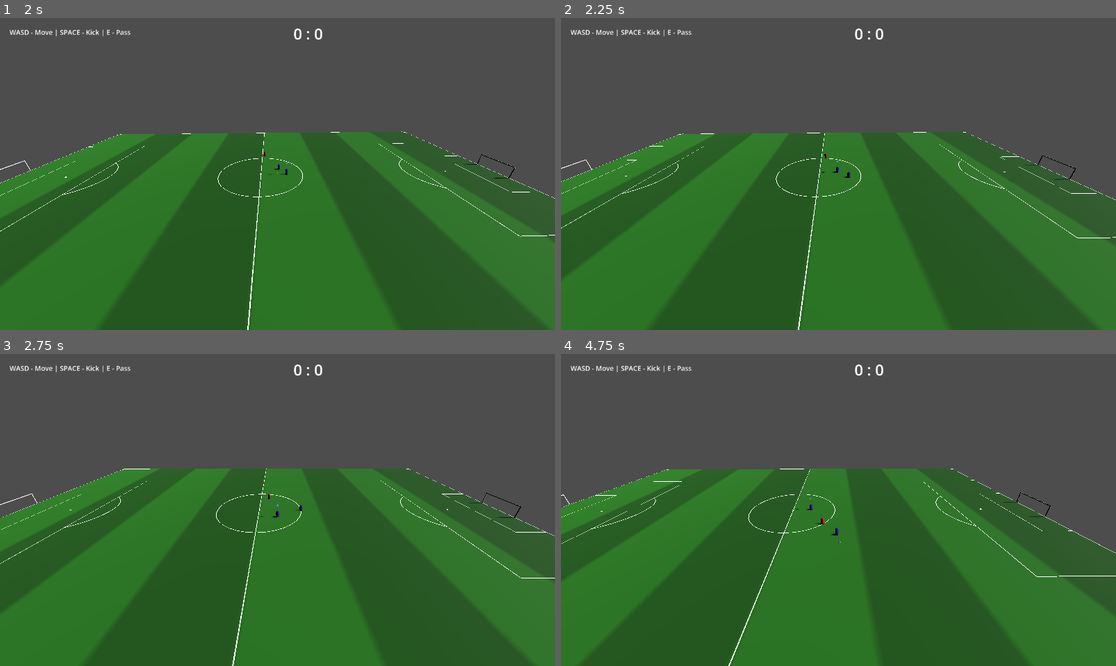
Above: before the commit, frames 1-4 (two rows, left to right).
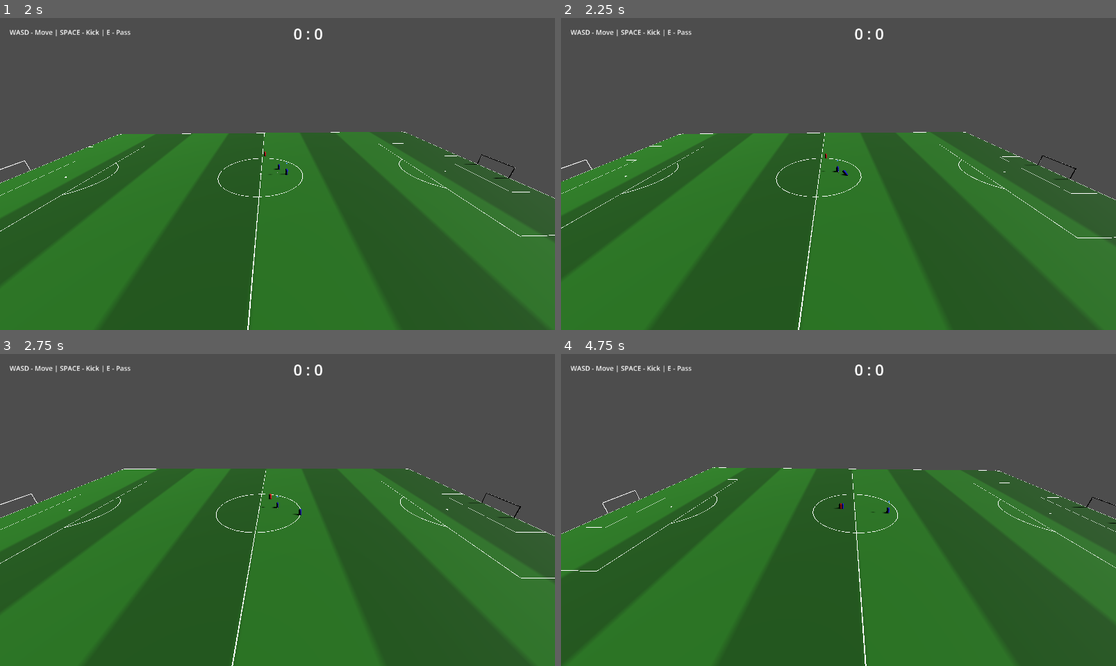
Above: after the commit, the same moments.

Repository: Churikov0112/open_football
Game: Godot game, scene res://scenes/main_menu.tscn
Two runs of this game, one before a commit and one after it. Both use one fixed random seed, a clock stepped at 60 frames per second and the inputs below.
Inputs:
- Up to frame 1 (2 s): click "Start Match" at 0.5 s; hold D (move_right) from 1.28 s (still down); hold Space (kick) from 1.28 s (still down)
- Up to frame 2 (2.25 s): release D (move_right) at 2.03 s; release Space (kick) at 2.03 s; hold S (move_back) from 2.03 s (still down); tap Space (kick) at 2.1 s
- Up to frame 3 (2.75 s): keep holding S (move_back)
- Up to frame 4 (4.75 s): release S (move_back) at 2.78 s; hold D (move_right) 2.78-3.53 s; hold E (pass) 2.78-3.53 s; tap Space (kick) at 3.05, 3.8 s; hold W (move_forward) 3.53-4.28 s; tap Q (swap_player) at 3.6 s; hold A (move_left) from 4.28 s (still down); hold Space (kick) from 4.28 s (still down)

Frame 1 is identical in both runs. In frame 2, 0.1% of the frame differs, in the area x 0-100%, y 36-100%; in frame 3, 0.3%; in frame 4, 55%.

Commit message:
feat(tackle): update constants, add tackled-player variables

Diff:
--- a/scripts/data/football_constants.gd
+++ b/scripts/data/football_constants.gd
@@ -95,6 +95,22 @@
 
 
 # ═══════════════════════════════════════════
+#  SLIDE TACKLE
+# ═══════════════════════════════════════════
+
+const SLIDE_TACKLE_SPEED := 18.0
+const SLIDE_TACKLE_RANGE := 4.0
+const SLIDE_TACKLE_RECOVERY_TIME := 1.5
+const SLIDE_TACKLE_AREA_RADIUS := 1.5
+const SLIDE_TACKLE_BALL_DIR_Y := 0.15
+const SLIDE_TACKLE_BALL_POWER := 7.0
+const SLIDE_TACKLE_FALL_DISTANCE := 2.0
+const SLIDE_TACKLE_FALL_TIME := 1.0
+const AI_TACKLE_RANGE := 2.5
+const AI_TACKLE_COOLDOWN := 2.0
+
+
+# ═══════════════════════════════════════════
 #  CAMERA
 # ═══════════════════════════════════════════
 
--- a/scripts/match/match_manager.gd
+++ b/scripts/match/match_manager.gd
@@ -13,6 +13,23 @@
 var field_length: float = FootballConstants.HALF_FIELD_LENGTH
 var field_width: float = FootballConstants.HALF_FIELD_WIDTH
 var controlled_player_indicator: MeshInstance3D
+
+enum TackleState { NORMAL, SLIDING, RECOVERING }
+
+var _tackle_state: TackleState = TackleState.NORMAL
+var _tackle_player: CharacterBody3D
+var _tackle_dir: Vector3 = Vector3.ZERO
+var _tackle_dist_remaining: float = 0.0
+var _tackle_clean: bool = true
+var _hit_processed: bool = false
+var _tackle_recovery_timer: float = 0.0
+var _tackle_area: Area3D
+var _tackle_player_orig_rotation: Vector3 = Vector3.ZERO
+var _tackle_foul_position: Vector3 = Vector3.ZERO
+var _tackle_fouled_player: Node3D
+var _tackled_player: CharacterBody3D
+var _tackled_fall_timer: float = 0.0
+var _tackled_orig_rotation: Vector3 = Vector3.ZERO
 
 
 func _ready() -> void:
@@ -24,10 +41,12 @@
 	_setup_goals()
 	_setup_away_player()
 	controlled_player = player_home
+	player_home.add_to_group("team_1")
 	_setup_teammate()
 	_setup_boundaries()
 	_give_ai_to_player_home()
 	_setup_controlled_indicator()
+	_setup_tackle_area()
 
 
 func _setup_inputs() -> void:
@@ -334,6 +353,7 @@
 	col.shape = shape
 	new_player.add_child(col)
 	add_child(new_player)
+	new_player.add_to_group("team_2")
 	var ai_script = preload("res://scripts/ai/simple_ai.gd")
 	new_player.set_script(ai_script)
 	new_player.set_physics_process(true)
@@ -362,6 +382,7 @@
 	col.shape = shape
 	new_player.add_child(col)
 	add_child(new_player)
+	new_player.add_to_group("team_1")
 	var teammate_script = preload("res://scripts/ai/teammate_ai.gd")
 	new_player.set_script(teammate_script)
 	new_player.set_physics_process(true)
@@ -408,6 +429,9 @@
 		else:
 			player_away.target_node = null
 
+	_handle_tackle(delta)
+	_poll_ai_tackles()
+
 
 func _setup_controlled_indicator() -> void:
 	var mesh := CylinderMesh.new()
@@ -434,12 +458,27 @@
 		player_teammate.controlled_player = controlled_player
 
 
+func _setup_tackle_area() -> void:
+	_tackle_area = Area3D.new()
+	_tackle_area.name = "TackleArea"
+	var col := CollisionShape3D.new()
+	var shape := SphereShape3D.new()
+	shape.radius = FootballConstants.SLIDE_TACKLE_AREA_RADIUS
+	col.shape = shape
+	_tackle_area.add_child(col)
+	_tackle_area.monitoring = false
+	_tackle_area.monitorable = false
+	_tackle_area.body_entered.connect(_on_tackle_body_entered)
+	add_child(_tackle_area)
+
+
 func _handle_dribbling() -> void:
 	if not ball.has_method(&"release_dribble"):
 		return
 	if ball.dribbler:
 		var dist: float = ball.dribbler.global_position.distance_to(ball.global_position)
 		if dist > 3.0:
+			print("[TACKLE_DEBUG] Dribbler ", ball.dribbler.name, " too far (", dist, "), releasing")
 			ball.release_dribble()
 		return
 	for p in [player_home, player_teammate, player_away]:
@@ -447,11 +486,14 @@
 			continue
 		var dist: float = p.global_position.distance_to(ball.global_position)
 		if dist < 1.0:
+			print("[TACKLE_DEBUG] Auto-assign dribbler: ", p.name, " is within 1.0m of ball")
 			ball.set_dribbler(p)
 			return
 
 
 func _handle_player_input(delta: float) -> void:
+	if _tackle_state != TackleState.NORMAL:
+		return
 	if not controlled_player:
 		return
 	var input_dir := Vector2(
@@ -475,7 +517,10 @@
 		var target_angle := atan2(-dir.x, -dir.z)
 		controlled_player.rotation.y = lerp_angle(controlled_player.rotation.y, target_angle, 10.0 * delta)
 	if Input.is_action_just_pressed(&"kick"):
-		_kick_ball(controlled_player)
+		print("[TACKLE_DEBUG] Space pressed! dribbler=", ball.dribbler.name if ball.has_method(&"set_dribbler") and ball.dribbler else "null", " last_touch=", ball.get_last_touch().name if ball.has_method(&"get_last_touch") and ball.get_last_touch() else "null")
+		if not _try_tackle(controlled_player):
+			print("[TACKLE_DEBUG] _try_tackle failed, falling through to _kick_ball")
+			_kick_ball(controlled_player)
 	if Input.is_action_just_pressed(&"pass"):
 		_pass_ball(controlled_player)
 
@@ -501,6 +546,189 @@
 	var dir: Vector3 = ball.get_dribble_direction()
 	dir.y = 0.1
 	ball.kick(dir, 8.0)
+
+
+func _can_tackle(tackler: Node3D) -> bool:
+	# Can't tackle yourself — you have the ball
+	if ball.has_method(&"set_dribbler") and ball.dribbler == tackler:
+		return false
+
+	# Check 1: opponent is actively dribbling
+	if ball.has_method(&"set_dribbler") and ball.dribbler:
+		if not _same_team(tackler, ball.dribbler):
+			return true
+
+	# Check 2: opponent last touched the ball
+	if ball.has_method(&"get_last_touch"):
+		var last: Node3D = ball.get_last_touch()
+		if last and not _same_team(tackler, last):
+			return true
+
+	# Check 3: opponent exists on the field
+	var opponent_group := "team_2" if tackler.is_in_group("team_1") else "team_1"
+	for node in get_tree().get_nodes_in_group(opponent_group):
+		if is_instance_valid(node):
+			return true
+
+	return false
+
+
+
+func _try_tackle(player: CharacterBody3D) -> bool:
+	if _tackle_state != TackleState.NORMAL:
+		print("[TACKLE_DEBUG] _try_tackle: blocked, state=", _tackle_state)
+		return false
+	if not _can_tackle(player):
+		print("[TACKLE_DEBUG] _try_tackle: _can_tackle returned false")
+		return false
+	print("[TACKLE_DEBUG] _try_tackle: SUCCESS, starting tackle toward ball")
+	_start_tackle(player, ball)
+	return true
+
+
+func _start_tackle(player: CharacterBody3D, target: Node3D = null) -> void:
+	if _tackle_state != TackleState.NORMAL:
+		print("[TACKLE_DEBUG] _start_tackle: blocked, state=", _tackle_state)
+		return
+	if not _can_tackle(player):
+		print("[TACKLE_DEBUG] _start_tackle: _can_tackle returned false")
+		return
+
+	if not target:
+		target = ball
+	if not target:
+		print("[TACKLE_DEBUG] _start_tackle: no target")
+		return
+
+	print("[TACKLE_DEBUG] _start_tackle: TACKLE STARTED! player=", player.name, " target=", target.name)
+
+	_tackle_state = TackleState.SLIDING
+	_tackle_player = player
+	_tackle_clean = true
+	_hit_processed = false
+	_tackle_fouled_player = null
+
+	var dir: Vector3 = target.global_position - player.global_position
+	dir.y = 0.0
+	_tackle_dir = dir.normalized()
+	_tackle_dist_remaining = FootballConstants.SLIDE_TACKLE_RANGE
+
+	var area_pos := player.global_position
+	area_pos.y = 0.3
+	_tackle_area.global_position = area_pos
+	_tackle_area.monitoring = true
+
+	_tackle_player_orig_rotation = player.rotation
+	player.rotation.x = deg_to_rad(90)
+
+
+func _on_tackle_body_entered(body: Node) -> void:
+	if _hit_processed:
+		return
+	if not _tackle_player or not is_instance_valid(_tackle_player):
+		return
+
+	# Ball → clean tackle
+	if body == ball:
+		_hit_processed = true
+		_tackle_clean = true
+		if ball.has_method(&"release_dribble"):
+			ball.release_dribble()
+		if ball.has_method(&"kick"):
+			var kick_dir := _tackle_dir
+			kick_dir.y = FootballConstants.SLIDE_TACKLE_BALL_DIR_Y
+			ball.kick(kick_dir, FootballConstants.SLIDE_TACKLE_BALL_POWER)
+		_tackle_enter_recovery()
+		return
+
+	# Player on opposite team → foul (disabled for testing)
+	# if (body.is_in_group("team_1") or body.is_in_group("team_2")) \
+	# 	and not _same_team(_tackle_player, body):
+	# 	_hit_processed = true
+	# 	_tackle_clean = false
+	# 	_tackle_foul_position = body.global_position
+	# 	_tackle_fouled_player = body
+	# 	_tackle_enter_recovery()
+	# 	return
+
+	# Same team player → ignore
+
+
+func _handle_tackle(delta: float) -> void:
+	match _tackle_state:
+		TackleState.SLIDING:
+			_tackle_slide(delta)
+		TackleState.RECOVERING:
+			_tackle_recover(delta)
+
+
+func _tackle_slide(delta: float) -> void:
+	if not _tackle_player or not is_instance_valid(_tackle_player):
+		_tackle_state = TackleState.NORMAL
+		return
+
+	var step := FootballConstants.SLIDE_TACKLE_SPEED * delta
+	_tackle_player.global_position.x += _tackle_dir.x * step
+	_tackle_player.global_position.z += _tackle_dir.z * step
+	_tackle_dist_remaining -= step
+
+	# Keep Area3D at player feet
+	var area_pos := _tackle_player.global_position
+	area_pos.y = 0.3
+	_tackle_area.global_position = area_pos
+
+	if _tackle_dist_remaining <= 0.0:
+		_tackle_enter_recovery()
+
+
+func _tackle_enter_recovery() -> void:
+	_tackle_state = TackleState.RECOVERING
+	_tackle_recovery_timer = FootballConstants.SLIDE_TACKLE_RECOVERY_TIME
+	_tackle_area.monitoring = false
+
+
+func _tackle_recover(delta: float) -> void:
+	_tackle_recovery_timer -= delta
+	if not _tackle_player or not is_instance_valid(_tackle_player):
+		_tackle_state = TackleState.NORMAL
+		return
+
+	# Lerp capsule rotation back to original
+	_tackle_player.rotation.x = lerp_angle(_tackle_player.rotation.x,
+		_tackle_player_orig_rotation.x, 5.0 * delta)
+
+	if _tackle_recovery_timer <= 0.0:
+		_tackle_player.rotation = _tackle_player_orig_rotation
+		if not _tackle_clean and ball.has_method(&"set_dribbler"):
+			ball.release_dribble()
+			ball.linear_velocity = Vector3.ZERO
+			ball.angular_velocity = Vector3.ZERO
+			ball.global_position = _tackle_foul_position + Vector3(0, 0.5, 0)
+			# Give ball to the fouled player's team
+			var fouled_team := "team_1" if _tackle_fouled_player and _tackle_fouled_player.is_in_group("team_1") else "team_2"
+			var nearest := _find_nearest_on_team(_tackle_foul_position, fouled_team)
+			if nearest:
+				ball.set_dribbler(nearest)
+		_tackle_state = TackleState.NORMAL
+		_tackle_player = null
+
+
+func _find_nearest_on_team(from_pos: Vector3, team_group: String) -> CharacterBody3D:
+	var nearest: CharacterBody3D = null
+	var nearest_dist: float = INF
+	for node in get_tree().get_nodes_in_group(team_group):
+		var p := node as CharacterBody3D
+		if p and is_instance_valid(p):
+			var d := p.global_position.distance_squared_to(from_pos)
+			if d < nearest_dist:
+				nearest_dist = d
+				nearest = p
+	return nearest
+
+
+func _same_team(a: Node, b: Node) -> bool:
+	return (a.is_in_group("team_1") and b.is_in_group("team_1")) \
+		or (a.is_in_group("team_2") and b.is_in_group("team_2"))
 
 
 func _on_ball_collision(body: Node) -> void:
@@ -514,7 +742,7 @@
 		ball.clear_last_kicker()
 	ball.linear_velocity = Vector3.ZERO
 	ball.angular_velocity = Vector3.ZERO
-	ball.global_position = Vector3(0, 0.5, 0)
+	ball.global_position = Vector3(0, 0.5, -0.6)
 
 	# Reset players to their starting positions
 	player_home.global_position = Vector3(0, 0.5, 0)
@@ -525,3 +753,14 @@
 
 	controlled_player = player_home
 	_sync_ai_controllers()
+
+
+func _poll_ai_tackles() -> void:
+	for node in get_tree().get_nodes_in_group("team_2"):
+		var ai := node as CharacterBody3D
+		if not ai or not is_instance_valid(ai):
+			continue
+		if "wants_to_tackle" in ai:
+			if ai.wants_to_tackle:
+				_start_tackle(ai)
+				ai.wants_to_tackle = false
